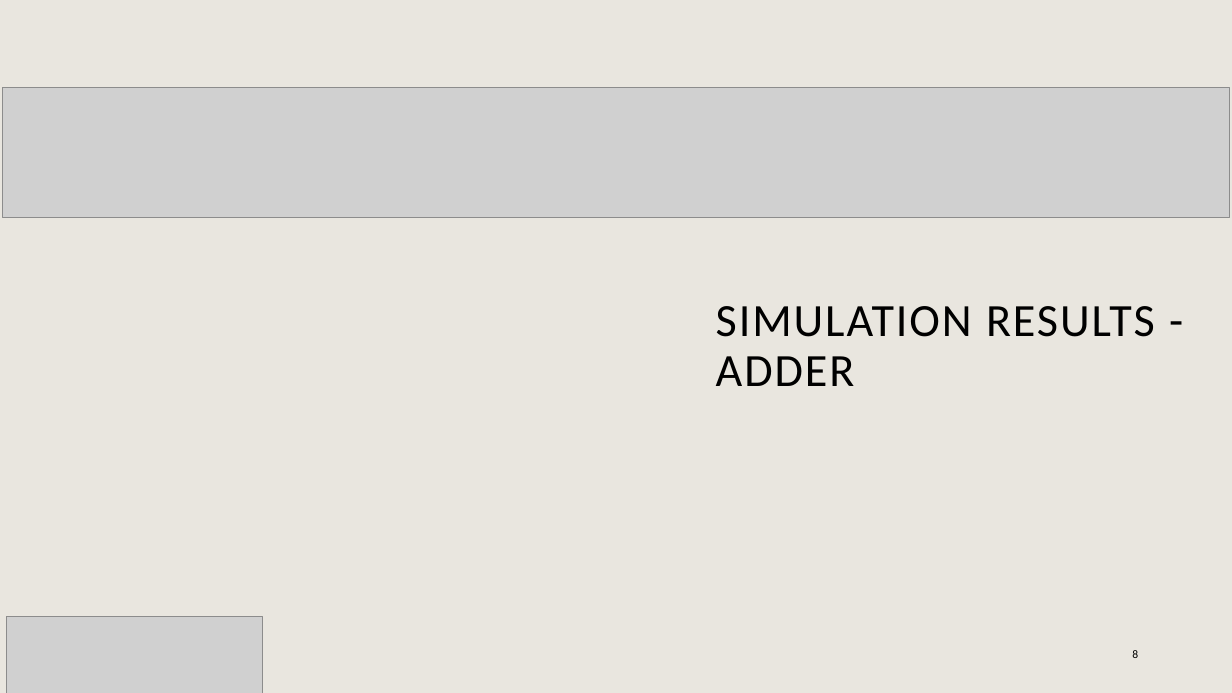
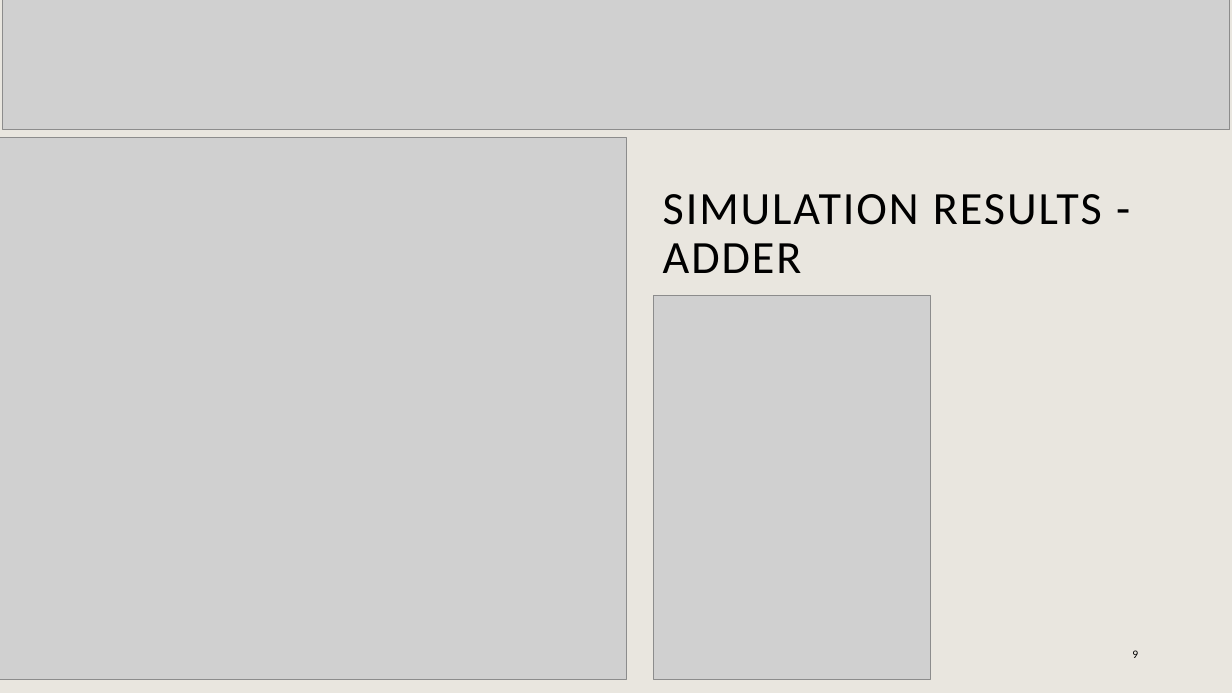
Before and after one commit to AmaanMujawar/EEE381_IIP-Hardware-Accelerator-for-RISCV-Processor, a slide deck: slide 9 of Documents/Public Engagement/PublicEngagementActivity.pptx (slide 8 before the commit). Drawn at 1232x693 pixels with LibreOffice and Linux fonts; fonts in the diff are those of the drawing; grey boxes stand for pictures; background and template pictures are left out. Boxes give left, top, right and bottom in pixels: in the first picture for what was removed or moved away, otherwise in the second. Text is boxed around its words. In the diff, an @@ line names an element or a change of style, - is before the commit and + after.

```diff
--- a/Documents/Public Engagement/PublicEngagementActivity.pptx
+++ b/Documents/Public Engagement/PublicEngagementActivity.pptx
@@ picture: place and size @@
-picture at <box>3,88,1230,218</box>
+picture at <box>3,0,1230,130</box>
@@ picture added at <box>0,138,628,679</box> @@
@@ title "SIMULATION RESULTS - ADDER": place and size @@
-title "SIMULATION RESULTS - ADDER" at <box>716,306,1155,386</box>
+title "SIMULATION RESULTS - ADDER" at <box>663,194,1102,273</box>
@@ picture added at <box>653,296,931,680</box> @@
@@ picture removed at <box>6,616,262,693</box> @@
@@ page number at <box>1132,650,1138,658</box>: text changed @@
-8
+9
```
Also in this commit, not shown: 3 other slides changed, 4 slides removed.
